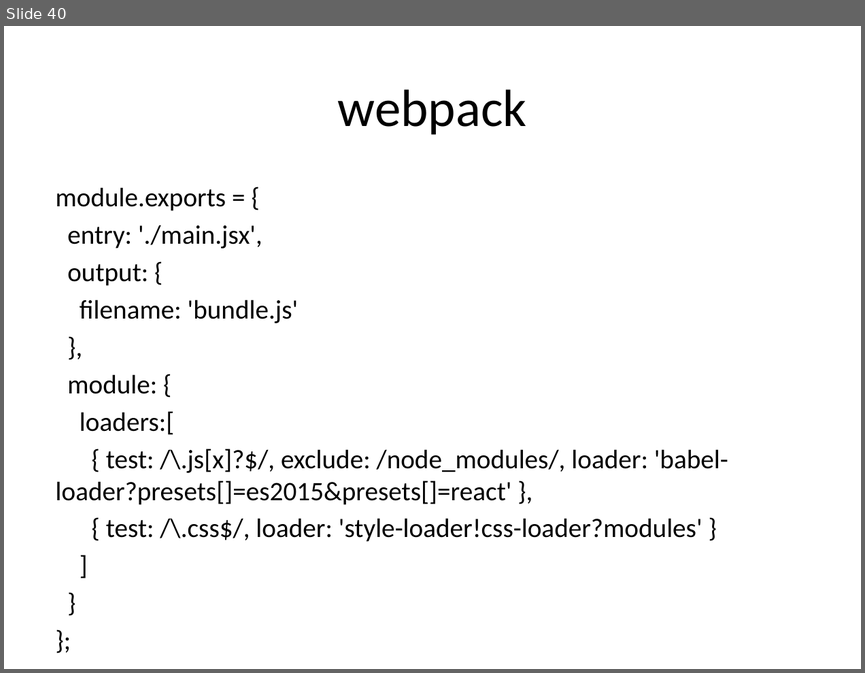
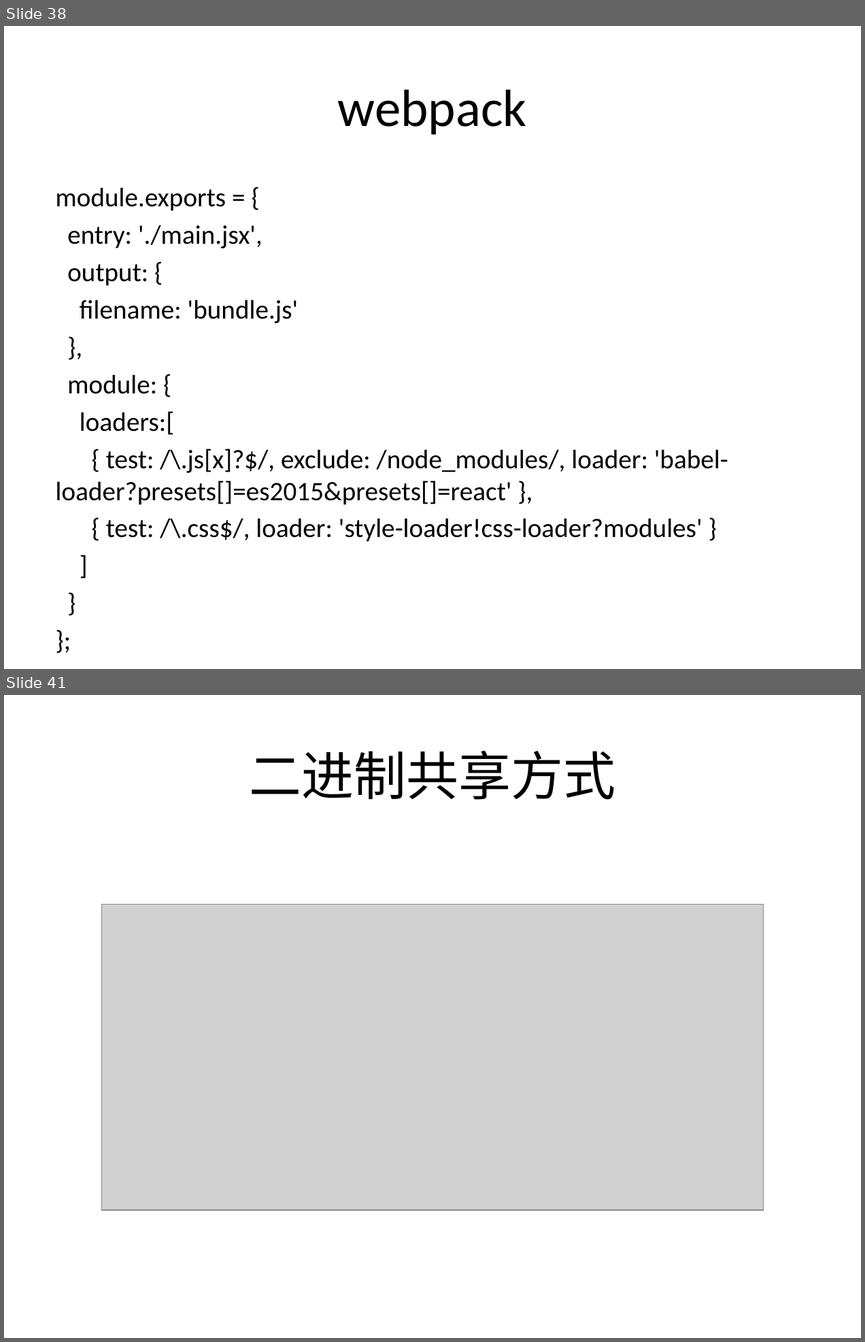
Before and after one commit to hejian1639/SpringMVC, a slide deck: Introduction.pptx. Shown one above the other, each under a label of ours: slide 40 before the commit, slides 38 and 41 after it; the slides between them are not shown. The pictures are 865x673 and 865x1342 pixels, drawn with LibreOffice and Linux fonts; fonts in the diff are those of the drawing; grey boxes stand for pictures. Boxes give left, top, right and bottom in pixels: in the first picture for what was removed or moved away, otherwise in the second. Text is boxed around its words. In the diff, an @@ line names an element or a change of style, - is before the commit and + after.

```diff
--- a/Introduction.pptx
+++ b/Introduction.pptx
@@ slide 41 added at bbox=[4, 695, 861, 1338], background #FFFFFF @@
@@ title added at bbox=[249, 751, 615, 800], 44 pt, text #000000 @@
+二进制共享方式
@@ picture added at bbox=[102, 904, 763, 1210] @@
@@ what was slide 40 is now slide 38 @@
```
Also in this commit, not shown: 8 slides changed, 6 other slides added, 5 slides removed, 6 other files.
